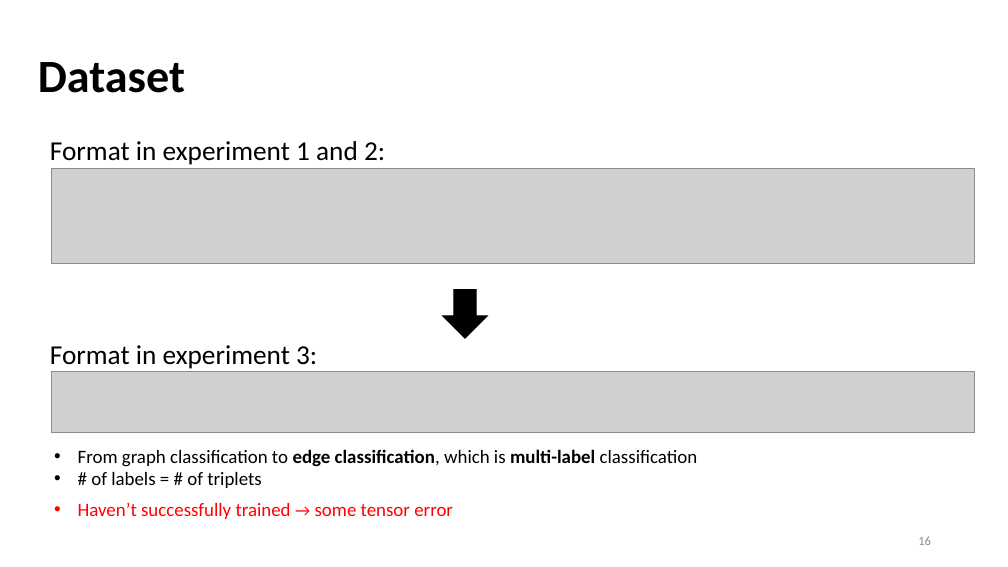
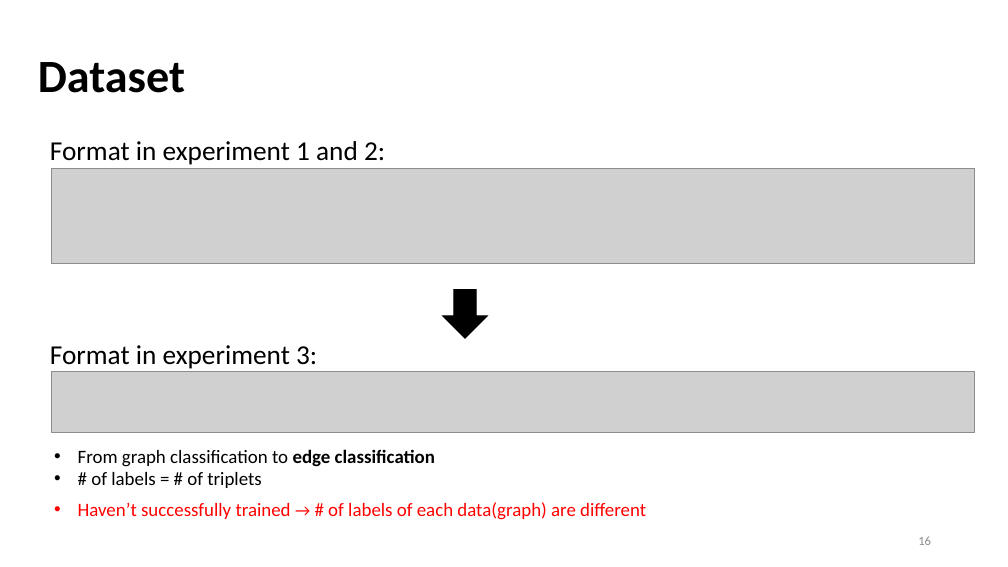
Before and after one commit to Bai1026/Intern-IIS, a slide deck: slide 16 of Meeting/Presentation_0914.pptx. Drawn at 1008x567 pixels with LibreOffice and Linux fonts; fonts in the diff are those of the drawing; grey boxes stand for pictures. Boxes give left, top, right and bottom in pixels: in the first picture for what was removed or moved away, otherwise in the second. Text is boxed around its words. In the diff, an @@ line names an element or a change of style, - is before the commit and + after.

Commit message:
update ppt 0915

```diff
--- a/Meeting/Presentation_0914.pptx
+++ b/Meeting/Presentation_0914.pptx
@@ text at bbox=[78, 449, 435, 467]: text changed @@
-• From graph classification to edge classification, which is multi-label classification
+• From graph classification to edge classification
@@ text at bbox=[78, 502, 646, 520]: text changed @@
-• Haven’t successfully trained → some tensor error
+• Haven’t successfully trained → # of labels of each data(graph) are different
```
Also in this commit, not shown: 4 other slides changed, 3 slides added, 2 other files.
